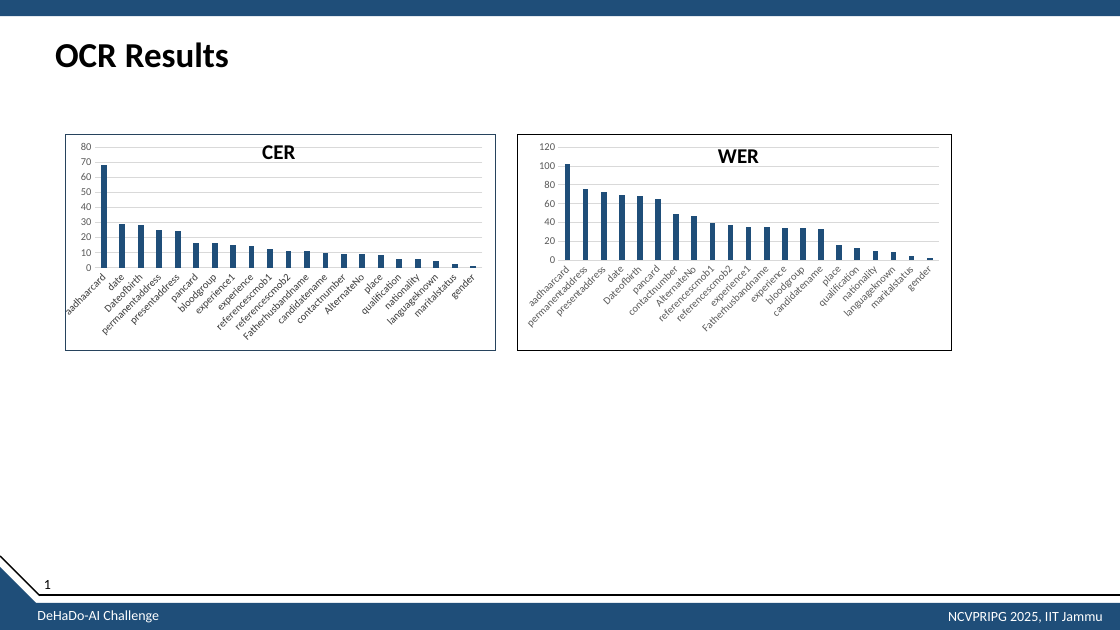
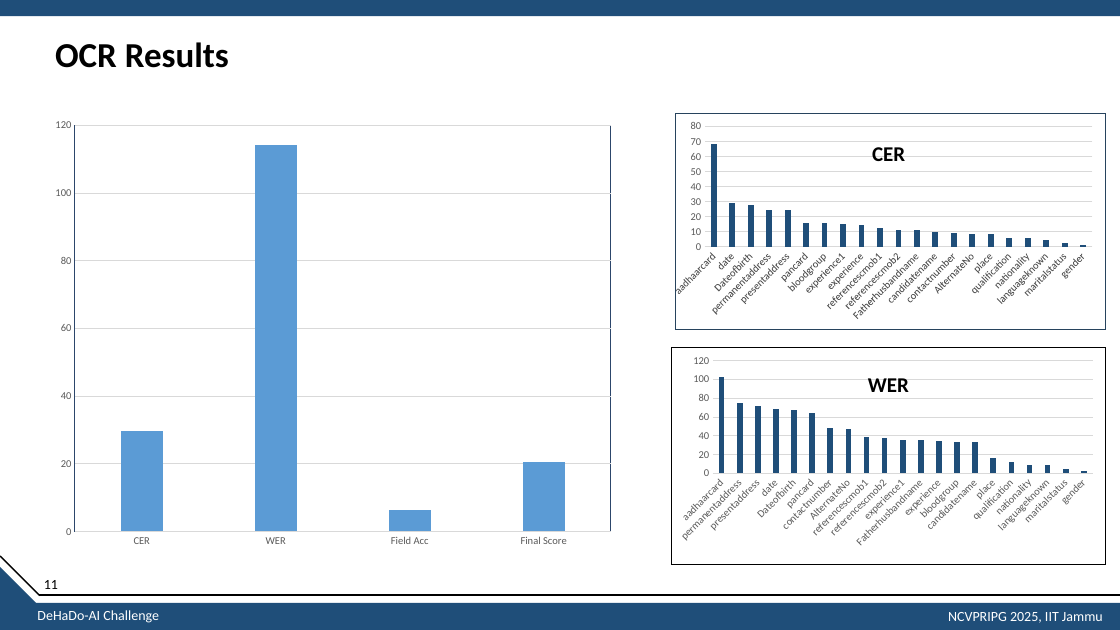
Before and after one commit to sathishkumartheta/tokenwise-dehado-ai, a slide deck: slide 12 of submission/Presentation.pptx (slide 13 before the commit). Drawn at 1120x630 pixels with LibreOffice and Linux fonts; fonts in the diff are those of the drawing. Boxes give left, top, right and bottom in pixels: in the first picture for what was removed or moved away, otherwise in the second. Text is boxed around its words. In the diff, an @@ line names an element or a change of style, - is before the commit and + after.

```diff
--- a/submission/Presentation.pptx
+++ b/submission/Presentation.pptx
@@ column chart added at <box>44,110,622,555</box> @@
+categories: CER, WER, Field Acc, Final Score
+Series 1: 30, 114, 6, 21
@@ column chart: place and size @@
-column chart at <box>62,134,496,351</box>
+column chart at <box>672,113,1106,330</box>
@@ text "CER": place and size @@
-text "CER" at <box>262,145,295,159</box>
+text "CER" at <box>872,147,905,161</box>
@@ column chart: place and size @@
-column chart at <box>518,134,951,351</box>
+column chart at <box>672,348,1106,565</box>
@@ text "WER": place and size @@
-text "WER" at <box>718,149,759,163</box>
+text "WER" at <box>868,378,909,392</box>
@@ text at <box>44,580,58,589</box>: text changed @@
-1
+11
```
Also in this commit, not shown: 16 other slides changed, 1 slide added, 2 slides removed, 2 other files.
